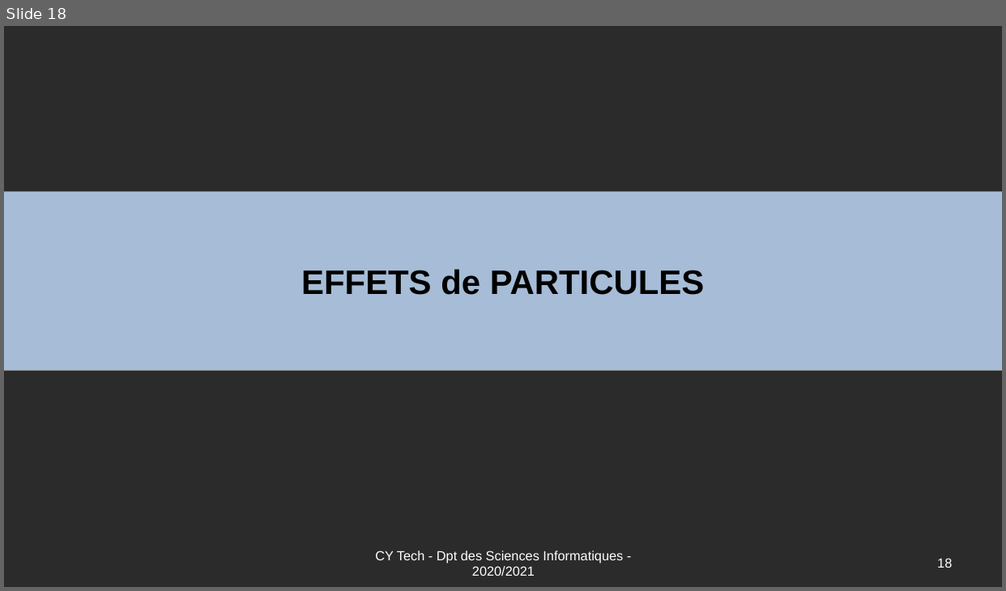
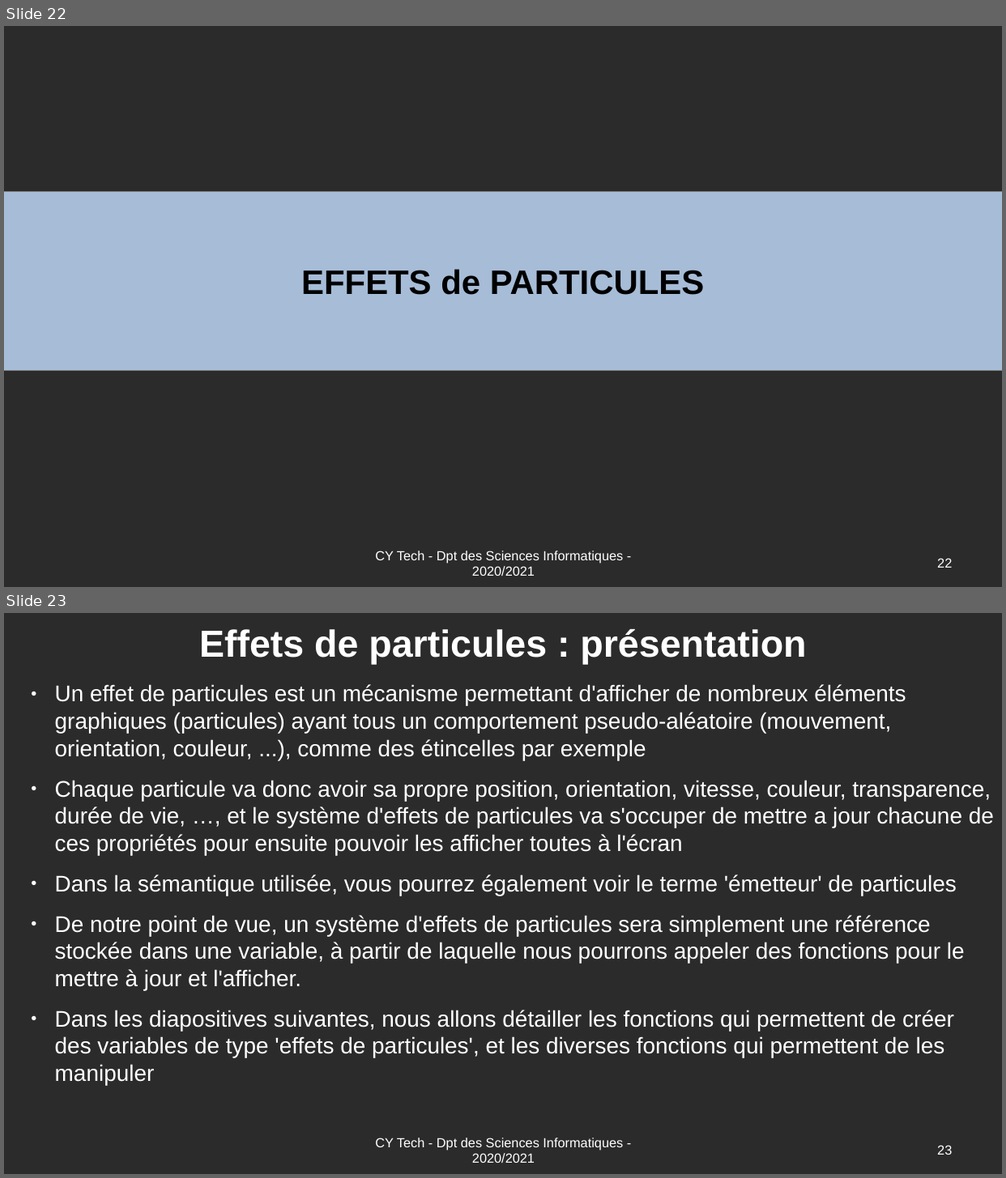
Before and after one commit to Romuald78/pyArcade, a slide deck: doc/UE_Libre_Jeu_Arcade_Documentation.odp. Shown one above the other, each under a label of ours: slide 18 before the commit, slides 22 and 23 after it. The pictures are 1006x591 and 1006x1178 pixels, drawn with LibreOffice and Linux fonts; fonts in the diff are those of the drawing; background and template pictures are left out; a plain dark background stands for a picture behind light text. Boxes give left, top, right and bottom in pixels: in the first picture for what was removed or moved away, otherwise in the second. Text is boxed around its words. In the diff, an @@ line names an element or a change of style, - is before the commit and + after.

```diff
--- a/doc/UE_Libre_Jeu_Arcade_Documentation.odp
+++ b/doc/UE_Libre_Jeu_Arcade_Documentation.odp
@@ slide 23 added at (4,613,1002,1174), background picture (left out) @@
@@ title added at (199,629,806,664), 40 pt, text #FFFFFF, bold @@
+Effets de particules : présentation
@@ text added at (55,712,994,1085), 24 pt, text #FFFFFF @@
+● Un effet de particules est un mécanisme permettant d'afficher de nombreux éléments graphiques (particules) ayant tous un comportement pseudo-aléatoire (mouvement, orientation, couleur, ...), comme des étincelles par exemple
+● Chaque particule va donc avoir sa propre position, orientation, vitesse, couleur, transparence, durée de vie, …, et le système d'effets de particules va s'occuper de mettre a jour chacune de ces propriétés pour ensuite pouvoir les afficher toutes à l'écran
+● Dans la sémantique utilisée, vous pourrez également voir le terme 'émetteur' de particules
+● De notre point de vue, un système d'effets de particules sera simplement une référence stockée dans une variable, à partir de laquelle nous pourrons appeler des fonctions pour le mettre à jour et l'afficher.
+● Dans les diapositives suivantes, nous allons détailler les fonctions qui permettent de créer des variables de type 'effets de particules', et les diverses fonctions qui permettent de les manipuler
@@ text added at (375,1138,623,1163), 14 pt, text #FFFFFF @@
+CY Tech - Dpt des Sciences Informatiques - 2020/2021
@@ page number added at (937,1145,952,1155), 14 pt, text #FFFFFF @@
+23
@@ what was slide 18 is now slide 22 @@
@@ page number at (937,558,952,568): text changed @@
-18
+22
```
Also in this commit, not shown: 3 slides changed, 4 other slides added, 2 other files.
